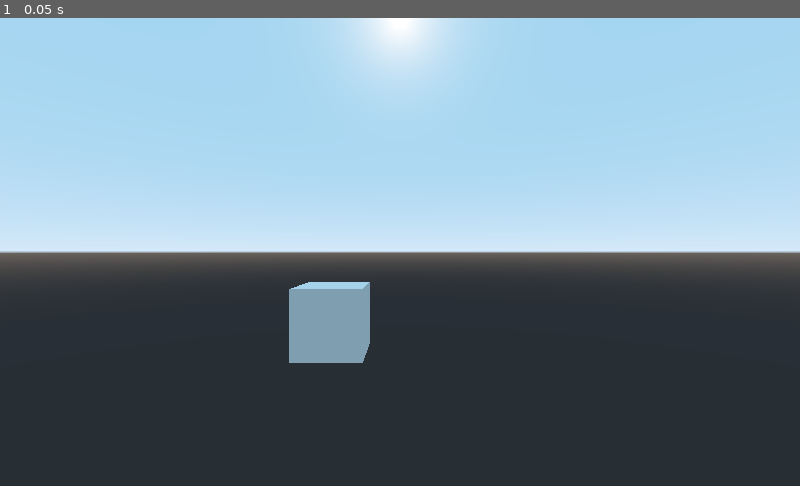
Above: before the commit, frame 1.
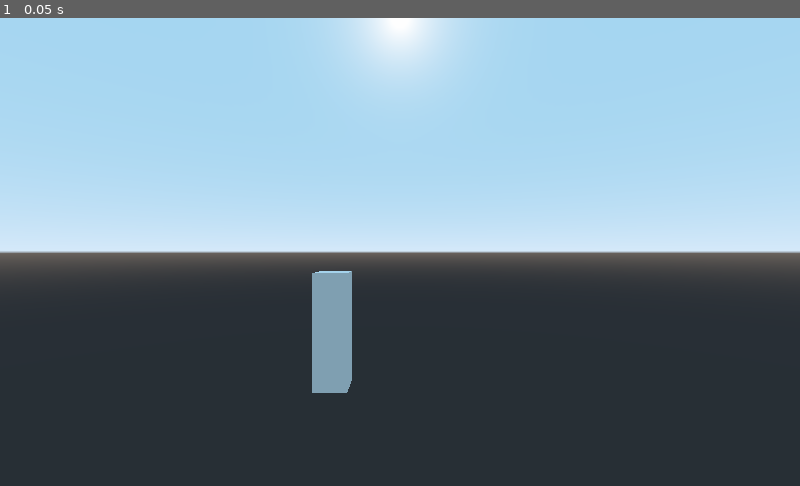
Above: after the commit, the same moment.

Repository: Zoriya/zoriya
Game: Godot game, scene res://Characters/Box.tscn
Same seed, same stepped clock (60 frames per second), same inputs: the game is played once before the commit and once after it. This scene is started directly instead of the project's main scene.
Inputs:
- Up to frame 1 (0.05 s): no input

The runs differ from the first frame. In frame 1, 1.3% of the frame differs, in the area x 36-47%, y 54-81%.

Commit message:
Reduce character and items size

Diff:
--- a/Characters/Box.tscn
+++ b/Characters/Box.tscn
@@ -6,25 +6,31 @@
 [ext_resource path="res://Characters/Interaction.gd" type="Script" id=4]
 
 [sub_resource type="BoxShape" id=1]
+extents = Vector3( 0.25, 0.85, 0.25 )
 
 [node name="Box" type="KinematicBody"]
 script = ExtResource( 1 )
 
 [node name="Collision" type="CollisionShape" parent="."]
+transform = Transform( 1, 0, 0, 0, 1, 0, 0, 0, 1, 0, 0.85, 0 )
 shape = SubResource( 1 )
 
 [node name="Mesh" type="CSGBox" parent="."]
+transform = Transform( 1, 0, 0, 0, 1, 0, 0, 0, 1, 0, 0.85, 0 )
+width = 0.5
+height = 1.7
+depth = 0.5
 
 [node name="SpringArm" type="SpringArm" parent="."]
-spring_length = 10.0
+spring_length = 5.0
 script = ExtResource( 2 )
 
 [node name="Camera" type="Camera" parent="SpringArm"]
-h_offset = 2.0
+h_offset = 1.0
 v_offset = 2.0
 
 [node name="Interaction" type="RayCast" parent="SpringArm/Camera"]
-transform = Transform( 1, 0, 0, 0, 1, 0, 0, 0, 1, 2, 2, 0 )
+transform = Transform( 1, 0, 0, 0, 1, 0, 0, 0, 1, 1, 2, 0 )
 enabled = true
 exclude_parent = false
 cast_to = Vector3( 0, 0, -15 )
Binary file changed: Environment/Camp/Bonfire.glb
Binary file changed: Items/Potions/LesserPotion.glb
Binary file changed: Items/Potions/MediumPotion.glb
Binary file changed: Items/Potions/MinorPotion.glb
